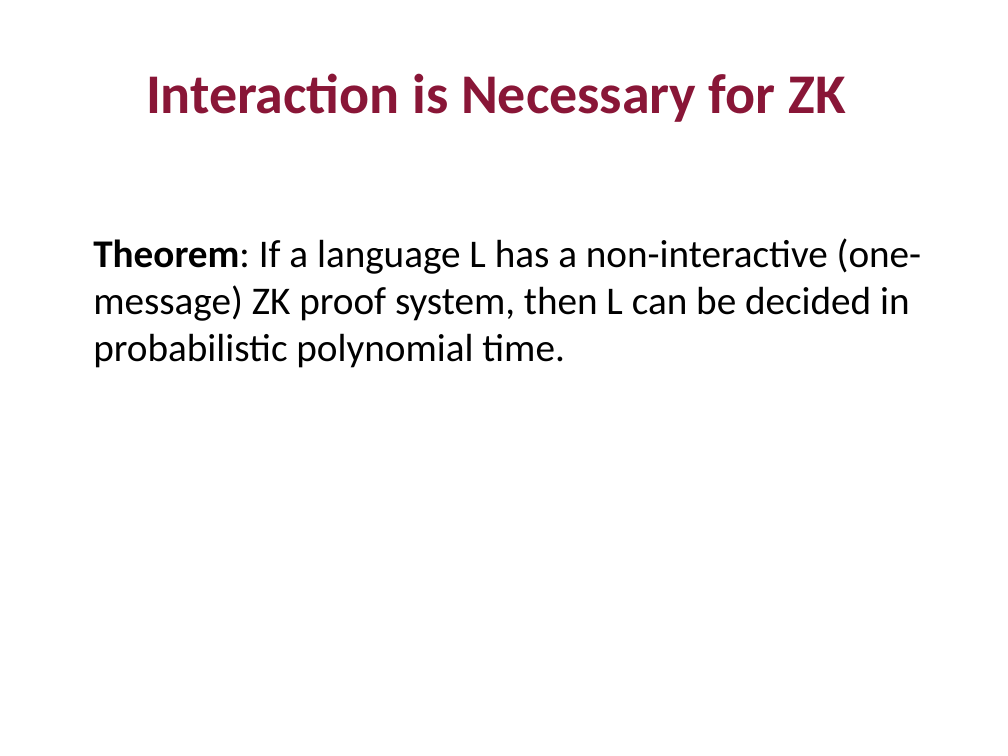
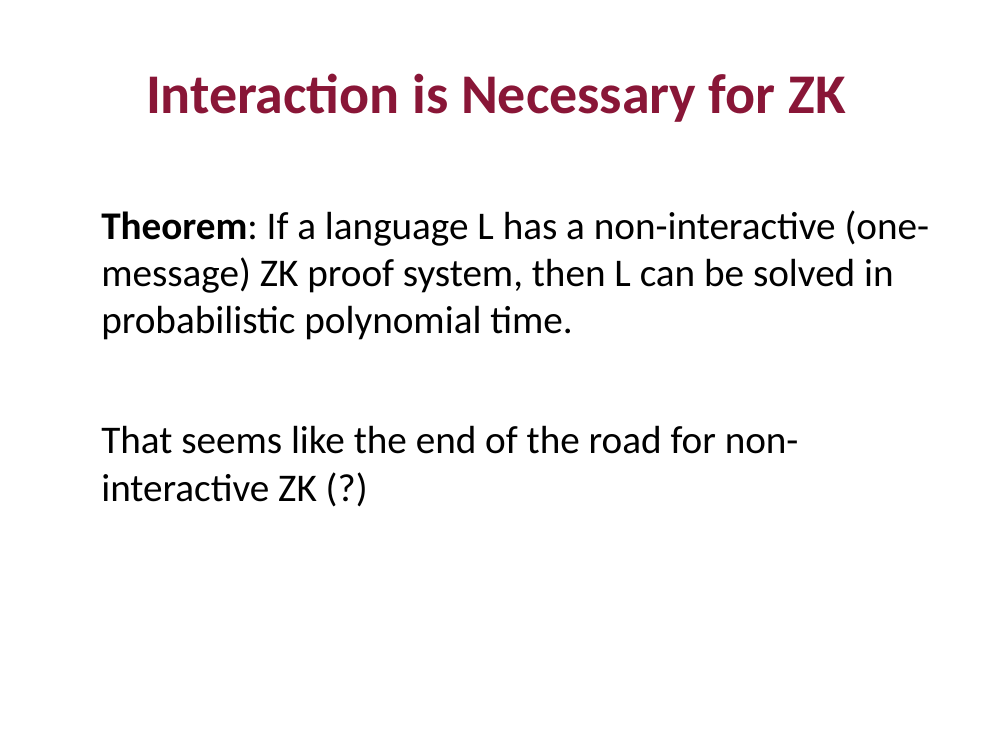
Before and after one commit to mit6875/mit6875.github.io, a slide deck: slide 2 of FA23SLIDES/lec16.pptx. Drawn at 1008x756 pixels with LibreOffice and Linux fonts; fonts in the diff are those of the drawing. Boxes give left, top, right and bottom in pixels: in the first picture for what was removed or moved away, otherwise in the second. Text is boxed around its words. In the diff, an @@ line names an element or a change of style, - is before the commit and + after.

```diff
--- a/FA23SLIDES/lec16.pptx
+++ b/FA23SLIDES/lec16.pptx
@@ text at bbox=[101, 210, 930, 340]: text changed @@
-Theorem: If a language L has a non-interactive (one-message) ZK proof system, then L can be decided in probabilistic polynomial time.
+Theorem: If a language L has a non-interactive (one-message) ZK proof system, then L can be solved in probabilistic polynomial time.
@@ text added at bbox=[101, 425, 799, 502], 28 pt, text #000000 @@
+That seems like the end of the road for non-interactive ZK (?)
```
Also in this commit, not shown: 7 other slides changed, 5 slides added, 22 slides removed, 3 other files.
